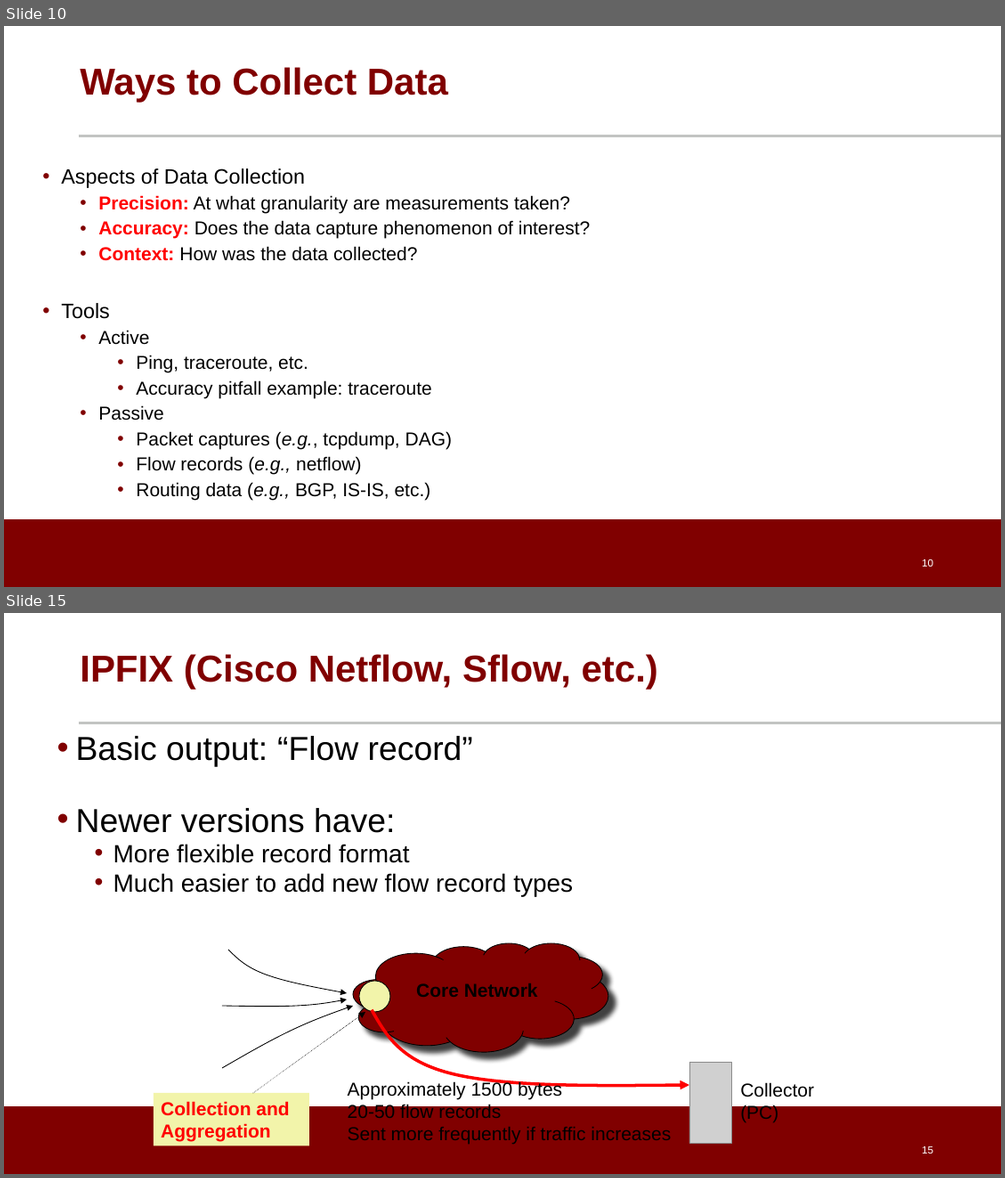
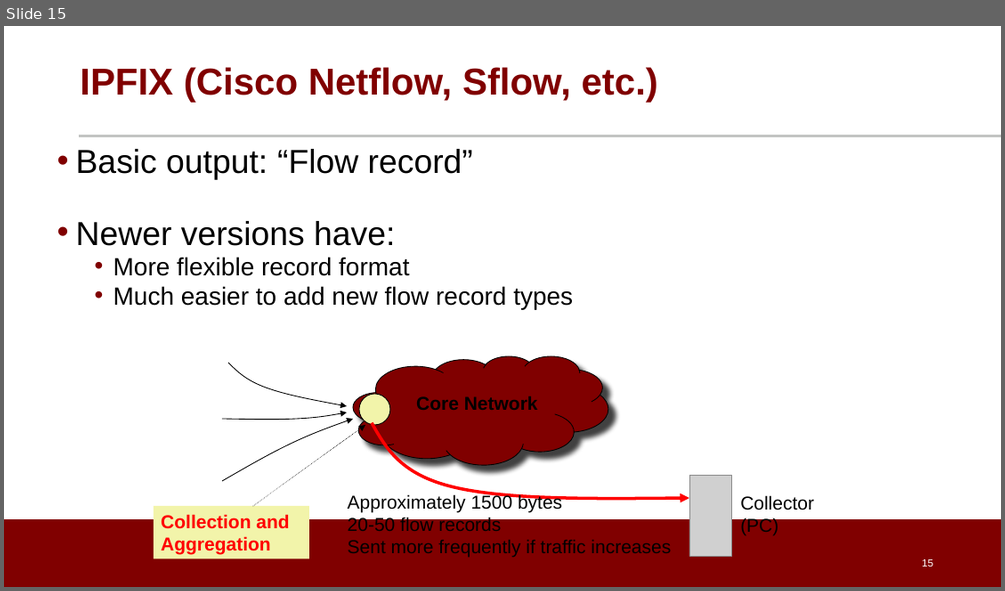
Before and after one commit to noise-lab/ML-Cybersecurity, a slide deck: module-2/ppt/2.2-Measurement.pptx. Shown one above the other, each under a label of ours: slides 10 and 15 before the commit, slide 15 after it; the slides between them are not shown. The pictures are 1005x1178 and 1005x591 pixels, drawn with LibreOffice and Linux fonts; fonts in the diff are those of the drawing; grey boxes stand for pictures; background and template pictures are left out. Boxes give left, top, right and bottom in pixels: in the first picture for what was removed or moved away, otherwise in the second. Text is boxed around its words. In the diff, an @@ line names an element or a change of style, - is before the commit and + after.

```diff
--- a/module-2/ppt/2.2-Measurement.pptx
+++ b/module-2/ppt/2.2-Measurement.pptx
@@ slide 10 removed at (x1=4, y1=26, x2=1001, y2=587), background #FFFFFF; not listed: 2 template elements that a slide beside it also shows @@
@@ title removed at (x1=80, y1=67, x2=448, y2=103) @@
-Ways to Collect Data
@@ text removed at (x1=61, y1=168, x2=591, y2=499) @@
-• Aspects of Data Collection
-  • Precision: At what granularity are measurements taken?
-  • Accuracy: Does the data capture phenomenon of interest?
-  • Context: How was the data collected?
-• Tools
-  • Active
-    • Ping, traceroute, etc.
-    • Accuracy pitfall example: traceroute
-  • Passive
-    • Packet captures (e.g., tcpdump, DAG)
-    • Flow records (e.g., netflow)
-    • Routing data (e.g., BGP, IS-IS, etc.)
@@ page number removed at (x1=922, y1=559, x2=933, y2=566) @@
-10
```
Also in this commit, not shown: 9 slides changed, 1 slide added, 2 other slides removed, 5 other files.
